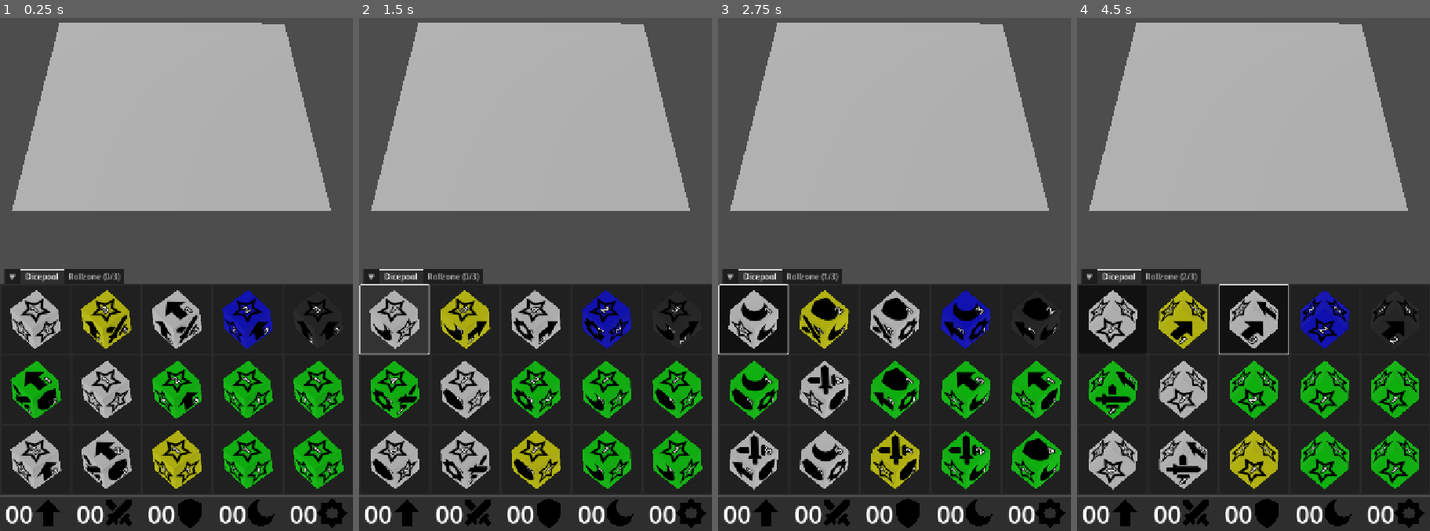
Above: before the commit, frames 1-4 (left to right).
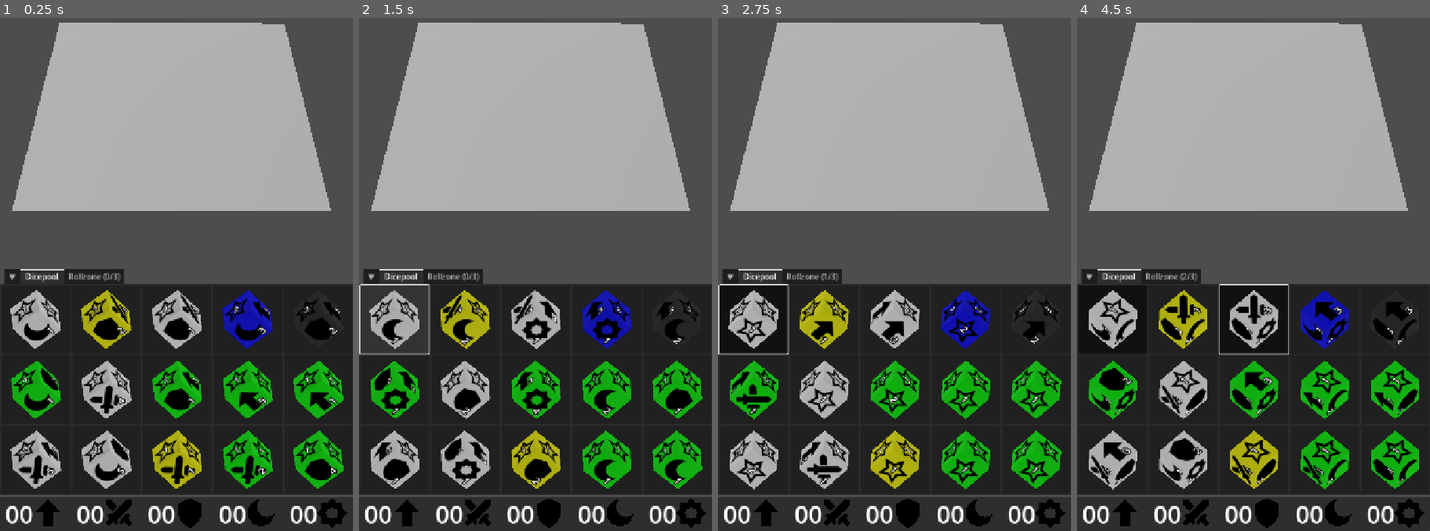
Above: after the commit, the same moments.

Repository: francocurotto/DDMre
Game: Godot game, scene res://test.tscn
Same seed, same stepped clock (60 frames per second), same inputs: the game is played once before the commit and once after it.
Inputs (mouse positions are in pixels of both pictures, inside the frame that each line leads up to):
- Up to frame 1 (0.25 s): no input
- Up to frame 2 (1.5 s): click (394, 320) at 0.52 s; click (394, 320) at 1.27 s
- Up to frame 3 (2.75 s): click (753, 320) at 2.02 s
- Up to frame 4 (4.5 s): move the mouse to (1235, 341) at 2.77 s; click (1235, 341) at 2.92 s; drag from (1359, 310) to (1235, 341) at 3.52 s; move the mouse to (1147, 120) at 4.27 s; click (1147, 120) at 4.42 s

The runs differ from the first frame. In frame 1, 8.2% of the frame differs, in the area x 3-97%, y 53-91%; in frame 2, 8.0%; in frame 3, 8.5%, in the area x 3-97%, y 54-91%; in frame 4, 8.3%.

Commit message:
fix dice roll

Diff:
--- a/source/dice/dice.gd
+++ b/source/dice/dice.gd
@@ -14,13 +14,14 @@
 	"ITEM"        : Color(0.2, 0.2, 0.2)
 }
 const DIM_ROTATIONS = [
-	Vector3(-PI/2,0,0),
-	Vector3(0,PI,0),
-	Vector3(0,-PI/2,PI/2),
-	Vector3(PI/2,PI,0)
+	Vector3(0,0,0),
+	Vector3(PI/2,PI,0),
+	Vector3(0,PI/2,-PI/2),
+	Vector3(0,-PI/2,PI/2)
 ]
 enum STATE {
 	PREROLL,
+	STARTROLL,
 	ROLLING,
 	POSTROLL
 }
@@ -45,8 +46,12 @@
 
 #region builtin functions
 func _physics_process(_delta: float) -> void:
+	# if roll started and move detected, switch to rolling
+	if state == STATE.STARTROLL:
+		if moving:
+			state = STATE.ROLLING
 	# detect if dice stopped moving
-	if state == STATE.ROLLING:
+	elif state == STATE.ROLLING:
 		if not moving:
 			state = STATE.POSTROLL
 			rolled_side = get_rolled_side()
@@ -65,7 +70,8 @@
 		$Sides.get_child(i).set_side(level, side_strings[i])
 
 func roll(velocity):
-	state = STATE.ROLLING
+	state = STATE.STARTROLL
+	rolled_side = null
 	var force = 0.01 * Vector3(velocity.x, 0, velocity.y)
 	var torque = Vector3(randf_range(-5, 5), randf_range(-5, 5), randf_range(-5, 5))
 	gravity_scale = 1 # activate gravity
--- a/source/dice/dice.tscn
+++ b/source/dice/dice.tscn
@@ -28,32 +28,32 @@
 [node name="Sides" type="Node3D" parent="."]
 
 [node name="Side1" parent="Sides" instance=ExtResource("2_2tv1o")]
-transform = Transform3D(1, 0, 0, 0, 1, 0, 0, 0, 1, 0, 0, 0.51)
+transform = Transform3D(1, 0, 0, 0, -4.37114e-08, 1, 0, -1, -4.37114e-08, 0, 0.51, 0)
 mult = 4
 
 [node name="Side2" parent="Sides" instance=ExtResource("2_2tv1o")]
-transform = Transform3D(-1, 1.50996e-07, 6.60024e-15, 0, -4.37114e-08, 1, 1.50996e-07, 1, 4.37114e-08, 0, 0.51, 0)
+transform = Transform3D(-1, 0, -8.74228e-08, 0, 1, 0, 8.74228e-08, 0, -1, 0, 0, -0.51)
 texture = ExtResource("3_5157l")
 type = "MOVEMENT"
 
 [node name="Side3" parent="Sides" instance=ExtResource("2_2tv1o")]
-transform = Transform3D(-4.37114e-08, 0, 1, 0, 1, 0, -1, 0, -4.37114e-08, 0.51, 0, 0)
+transform = Transform3D(-4.37114e-08, 0, -1, 0, 1, 0, 1, 0, -4.37114e-08, -0.51, 0, 0)
 texture = ExtResource("3_5157l")
 type = "MOVEMENT"
 mult = 2
 
 [node name="Side4" parent="Sides" instance=ExtResource("2_2tv1o")]
-transform = Transform3D(-1, 0, -1.50996e-07, 0, 1, 0, 1.50996e-07, 0, -1, 0, 0, -0.51)
+transform = Transform3D(-4.37114e-08, 0, 1, 0, 1, 0, -1, 0, -4.37114e-08, 0.51, 0, 0)
 texture = ExtResource("4_w0qrj")
 type = "ATTACK"
 mult = 4
 
 [node name="Side5" parent="Sides" instance=ExtResource("2_2tv1o")]
-transform = Transform3D(-4.37114e-08, 0, -1, 0, 1, 0, 1, 0, -4.37114e-08, -0.51, 0, 0)
+transform = Transform3D(1, 0, 0, 0, 1, 0, 0, 0, 1, 0, 0, 0.51)
 texture = ExtResource("5_65ktn")
 type = "DEFENSE"
 
 [node name="Side6" parent="Sides" instance=ExtResource("2_2tv1o")]
-transform = Transform3D(-4.37114e-08, -1, 4.37114e-08, 0, -4.37114e-08, -1, 1, -4.37114e-08, 1.91069e-15, 0, -0.51, 0)
+transform = Transform3D(-1, -8.74228e-08, 3.82137e-15, 0, -4.37114e-08, -1, 8.74228e-08, -1, 4.37114e-08, 0, -0.51, 0)
 texture = ExtResource("6_60uon")
 type = "MAGIC"
--- a/source/dice/side/side.gd
+++ b/source/dice/side/side.gd
@@ -23,7 +23,7 @@
 		else:
 			$Mult.position = Vector3(0.27,-0.27,0)
 
-@export_range(1,9) var mult : int = 1 :
+@export_range(1,9,1) var mult : int = 1 :
 	set(_mult):
 		mult = _mult
 		$Mult.text = str(mult)
--- a/source/dicegui/dicepool/dice_button/dice_button.tscn
+++ b/source/dicegui/dicepool/dice_button/dice_button.tscn
@@ -43,13 +43,13 @@
 render_target_update_mode = 4
 
 [node name="Camera3D" type="Camera3D" parent="MarginContainer/SubViewportContainer/SubViewport"]
-transform = Transform3D(-1, 8.74228e-08, 3.82137e-15, 0, -4.37114e-08, 1, 8.74228e-08, 1, 4.37114e-08, 0, 1.5, 0)
+transform = Transform3D(1, 0, 0, 0, -4.37114e-08, 1, 0, -1, -4.37114e-08, 0, 1.5, 0)
 projection = 1
 size = 2.0
 
 [node name="Dice" parent="MarginContainer/SubViewportContainer/SubViewport" instance=ExtResource("1_3otug")]
 unique_name_in_owner = true
-transform = Transform3D(0.833886, 0.390278, 0.390278, 0, 0.707107, -0.707107, -0.551937, 0.589646, 0.589646, 0, 0, 0)
+transform = Transform3D(0.833886, -0.390278, 0.390278, 0, 0.707107, 0.707107, -0.551937, -0.589646, 0.589646, 0, 0, 0)
 gravity_scale = 0.0
 angular_velocity = Vector3(0, 0, 1.74533)
 angular_damp_mode = 1
--- a/source/dicegui/rollzone/rollzone.gd
+++ b/source/dicegui/rollzone/rollzone.gd
@@ -5,8 +5,11 @@
 #endregion
 
 #region constants
-const DICEPOS = [Vector3(-2.5,0,0), Vector3(0,0,0), Vector3(2.5,0,0)]
-const DICEPOS2 = [Vector3(-1.5,0,0), Vector3(1.5,0,0)]
+const INITPOS = [Vector3(-2.5,0,0), Vector3(0,0,0), Vector3(2.5,0,0)]
+const DIMPOS = {
+	2: [Vector3(-1.5,0,0), Vector3(1.5,0,0)],
+	3: [Vector3(-2.5,0,0), Vector3(0,0,0), Vector3(2.5,0,0)]
+}
 enum STATE {
 	NOTFULL,
 	FULL,
@@ -48,11 +51,12 @@
 	# remove previous dice
 	for dice in %DiceList.get_children():
 		dice.queue_free()
+		%DiceList.remove_child(dice)
 	# add new dice
 	for i in len(dice_buttons):
 		var dice = dice_buttons[i].dice.duplicate()
 		%DiceList.add_child(dice)
-		dice.position = DICEPOS[i]
+		dice.position = INITPOS[i]
 		dice.state = dice.STATE.PREROLL
 		dice.roll_stopped.connect(on_dice_stopped)
 	# update state
@@ -89,19 +93,20 @@
 	# resolve crest rolls
 	for dice in %DiceList.get_children():
 		var side = dice.rolled_side
+		print(side.type+","+str(side.mult))
 		if side.type != "SUMMON":
 			crest_side_rolled.emit(side)
 		else:
 			summon_dice.append(dice)
 	# resolve summon rolls
-	var dim_dice
+	var dim_dice = []
 	for level in range(1,4):
-		dim_dice = []
 		for dice in summon_dice:
 			if dice.rolled_side.mult == level:
 				dim_dice.append(dice)
 		if len(dim_dice) >= 2:
 			break
+		dim_dice = []
 	# remove dice not used for dimension
 	for dice in %DiceList.get_children():
 		if dice not in dim_dice:
@@ -111,13 +116,8 @@
 		setup_dim(dim_dice)
 
 func setup_dim(dim_dice):
-	# set dim dice position
-	var dice_pos
-	if len(dim_dice) == 2:
-		dice_pos = DICEPOS2
-	else:
-		dice_pos = DICEPOS
 	# move dice
+	var ndice = len(dim_dice)
 	for i in len(dim_dice):
-		dim_dice[i].setup_dim_select(dice_pos[i])
+		dim_dice[i].setup_dim_select(DIMPOS[ndice][i])
 #endregion
--- a/source/dicegui/rollzone/rollzone.tscn
+++ b/source/dicegui/rollzone/rollzone.tscn
@@ -46,28 +46,28 @@
 debug_fill = false
 
 [node name="Wall1" type="StaticBody3D" parent="VBoxContainer/SubViewportContainer/SubViewport/Walls"]
-transform = Transform3D(1, 0, 0, 0, -4.37114e-08, -1, 0, 1, -4.37114e-08, 0, 0, 3.5)
+transform = Transform3D(1, 0, 0, 0, -4.37114e-08, -1, 0, 1, -4.37114e-08, 0, 0, 2.5)
 
 [node name="CollisionShape3D" type="CollisionShape3D" parent="VBoxContainer/SubViewportContainer/SubViewport/Walls/Wall1"]
 shape = SubResource("BoxShape3D_dac2p")
 debug_fill = false
 
 [node name="Wall2" type="StaticBody3D" parent="VBoxContainer/SubViewportContainer/SubViewport/Walls"]
-transform = Transform3D(1, 0, 0, 0, -4.37114e-08, -1, 0, 1, -4.37114e-08, 0, 0, -3.5)
+transform = Transform3D(1, 0, 0, 0, -4.37114e-08, -1, 0, 1, -4.37114e-08, 0, 0, -2.5)
 
 [node name="CollisionShape3D" type="CollisionShape3D" parent="VBoxContainer/SubViewportContainer/SubViewport/Walls/Wall2"]
 shape = SubResource("BoxShape3D_dac2p")
 debug_fill = false
 
 [node name="Wall3" type="StaticBody3D" parent="VBoxContainer/SubViewportContainer/SubViewport/Walls"]
-transform = Transform3D(-4.37114e-08, -1, 0, 1, -4.37114e-08, 0, 0, 0, 1, 7, 0, 0)
+transform = Transform3D(-4.37114e-08, -1, 0, 1, -4.37114e-08, 0, 0, 0, 1, 5, 0, 0)
 
 [node name="CollisionShape3D" type="CollisionShape3D" parent="VBoxContainer/SubViewportContainer/SubViewport/Walls/Wall3"]
 shape = SubResource("BoxShape3D_dac2p")
 debug_fill = false
 
 [node name="Wall4" type="StaticBody3D" parent="VBoxContainer/SubViewportContainer/SubViewport/Walls"]
-transform = Transform3D(-4.37114e-08, -1, 0, 1, -4.37114e-08, 0, 0, 0, 1, -7, 0, 0)
+transform = Transform3D(-4.37114e-08, -1, 0, 1, -4.37114e-08, 0, 0, 0, 1, -5, 0, 0)
 
 [node name="CollisionShape3D" type="CollisionShape3D" parent="VBoxContainer/SubViewportContainer/SubViewport/Walls/Wall4"]
 shape = SubResource("BoxShape3D_dac2p")
Not shown, changed: TODO.md
